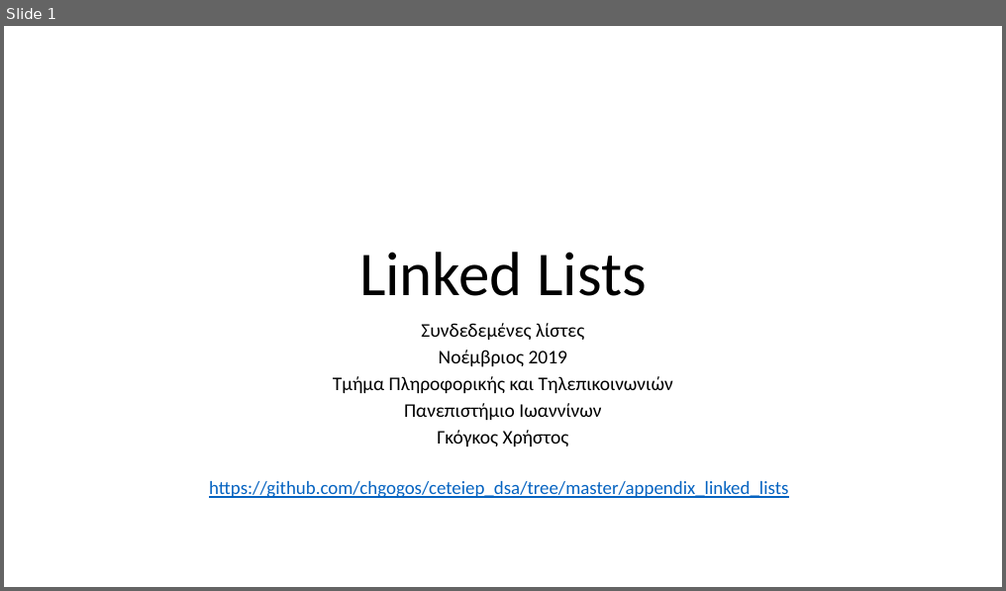
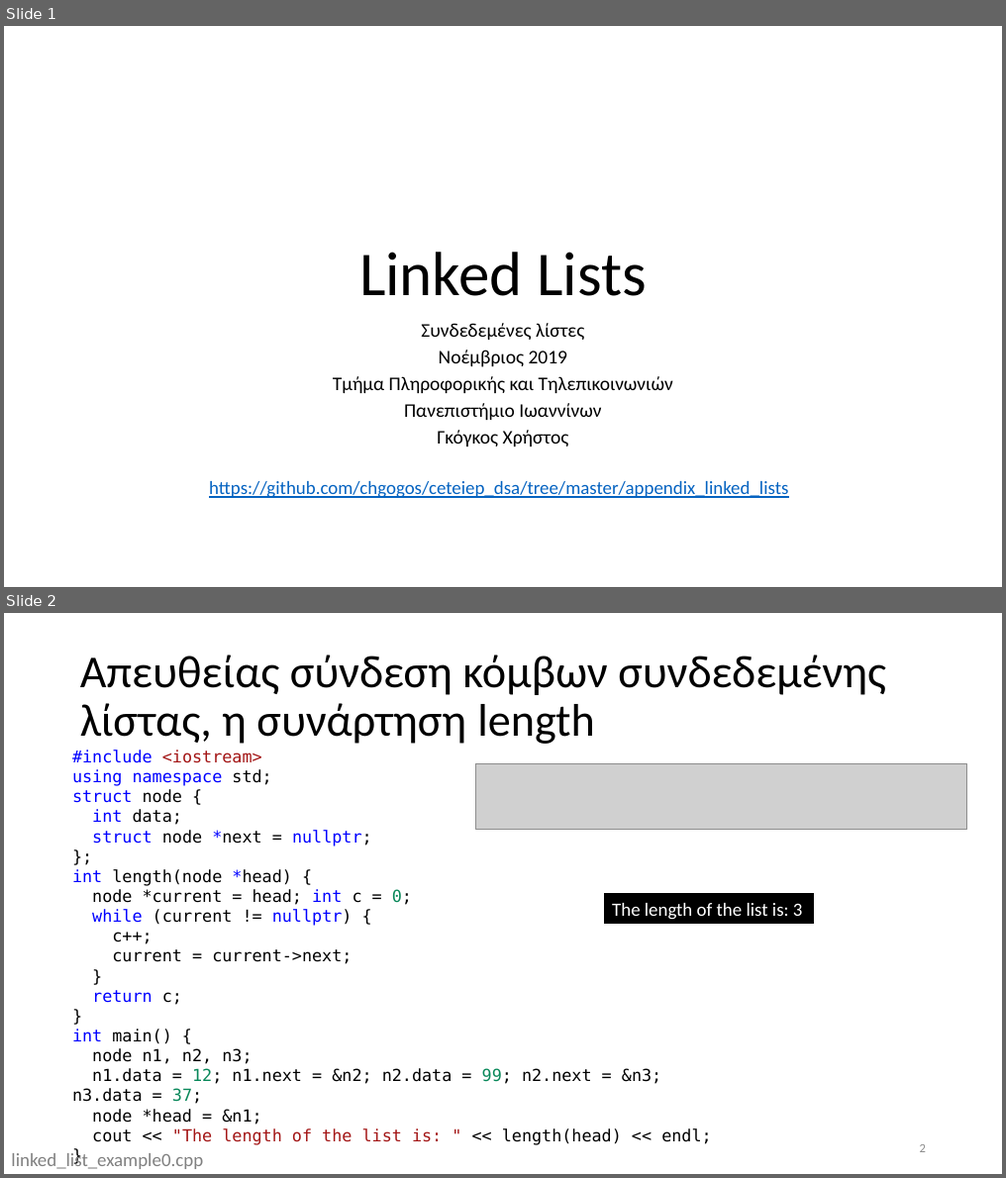
Before and after one commit to chgogos/dituoi_dsa, a slide deck: appendix_linked_lists/linked lists.pptx. Shown one above the other, each under a label of ours: slide 1 before the commit, slides 1 and 2 after it. The pictures are 1006x591 and 1006x1178 pixels, drawn with LibreOffice and Linux fonts; fonts in the diff are those of the drawing; grey boxes stand for pictures. Boxes give left, top, right and bottom in pixels: in the first picture for what was removed or moved away, otherwise in the second. Text is boxed around its words. In the diff, an @@ line names an element or a change of style, - is before the commit and + after.

```diff
--- a/appendix_linked_lists/linked lists.pptx
+++ b/appendix_linked_lists/linked lists.pptx
@@ slide 2 added at (4,613,1002,1174), background #FFFFFF @@
@@ title added at (80,655,886,744), 44 pt, text #000000 @@
+Απευθείας σύνδεση κόμβων συνδεδεμένης λίστας, η συνάρτηση length
@@ text added at (72,750,711,1146), 16 pt, text #000000 @@
+#include <iostream>
+using namespace std;
+struct node {
+int data;
+struct node *next = nullptr;
+};
+int length(node *head) {
+node *current = head; int c = 0;
+while (current != nullptr) {
+c++;
+current = current->next;
+}
+return c;
+}
+int main() {
+node n1, n2, n3;
+n1.data = 12; n1.next = &n2; n2.data = 99; n2.next = &n3; n3.data = 37;
+node *head = &n1;
+cout << "The length of the list is: " << length(head) << endl;
+}
@@ picture added at (475,763,966,830) @@
@@ rectangle added at (605,894,813,924), fill #000000, outline #000000 1 pt, 18 pt, text #FFFFFF @@
+The length of the list is: 3
@@ page number added at (920,1145,926,1153), 12 pt, text #8C8C8C @@
+2
@@ text added at (11,1151,203,1169), 18 pt, text #808080 @@
+linked_list_example0.cpp
```
Also in this commit, not shown: 4 slides changed, 3 other files.
